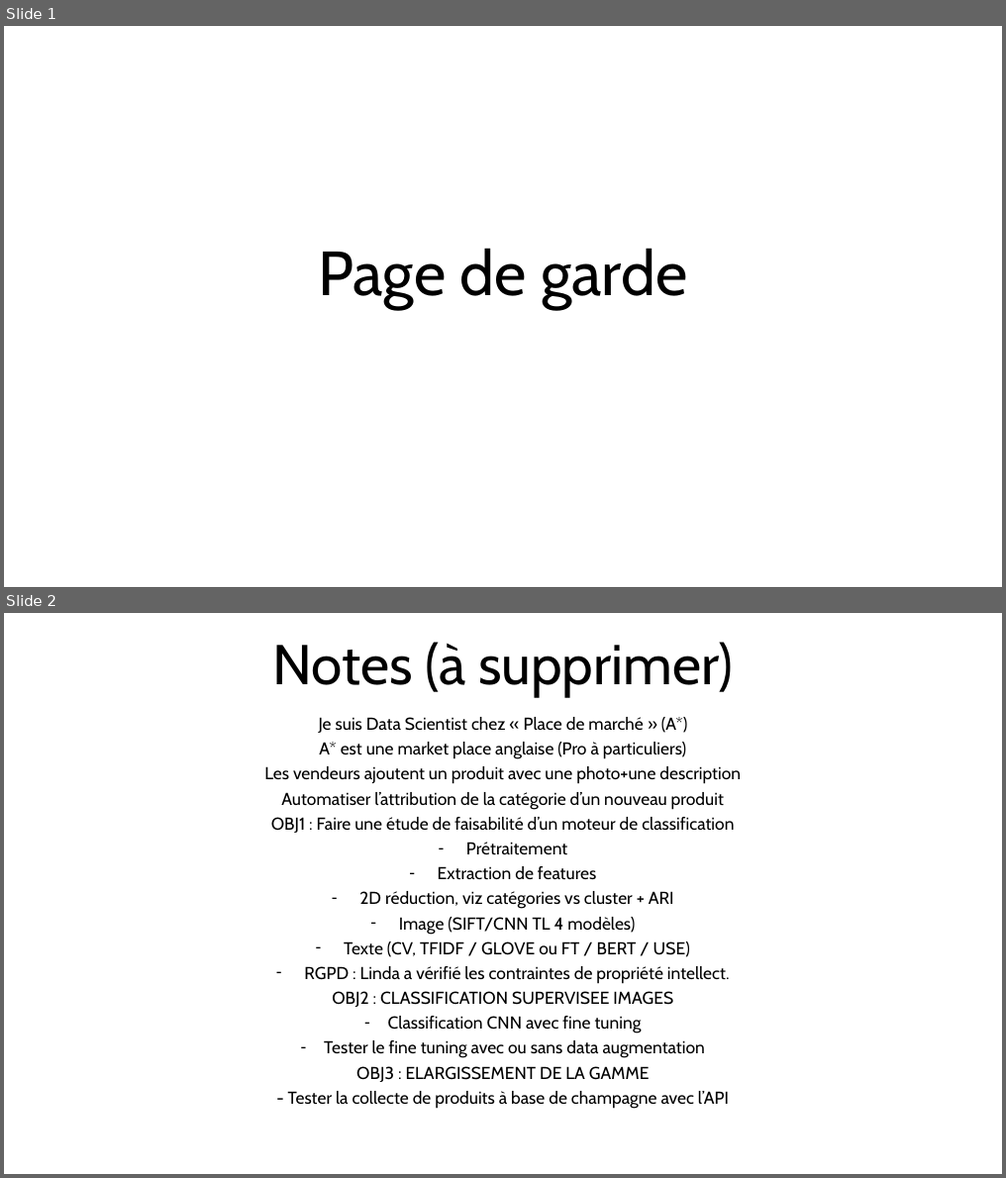
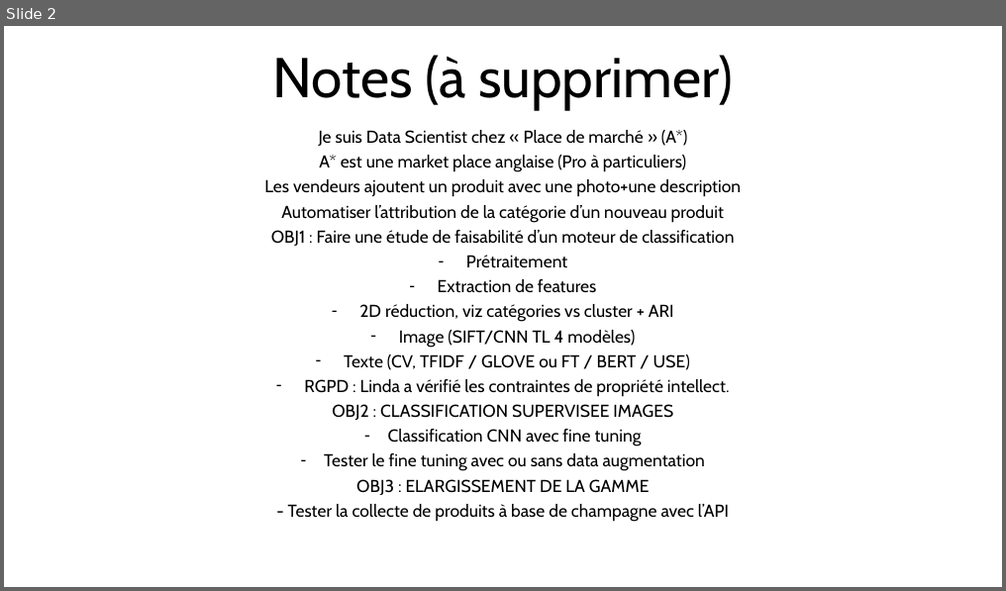
Before and after one commit to Hedredo/oc_projet_6, a slide deck: 5_presentation_072024.pptx. Shown one above the other, each under a label of ours: slides 1 and 2 before the commit, slide 2 after it. The pictures are 1006x1178 and 1006x591 pixels, drawn with LibreOffice and Linux fonts; fonts in the diff are those of the drawing. Boxes give left, top, right and bottom in pixels: in the first picture for what was removed or moved away, otherwise in the second. Text is boxed around its words. In the diff, an @@ line names an element or a change of style, - is before the commit and + after.

```diff
--- a/5_presentation_072024.pptx
+++ b/5_presentation_072024.pptx
@@ slide 1 removed at box(4, 26, 1002, 587), background #FFFFFF @@
@@ title removed at box(319, 248, 687, 310) @@
-Page de garde
```
Also in this commit, not shown: 2 slides changed, 3 slides added, 2 other slides removed, 3 other files.
